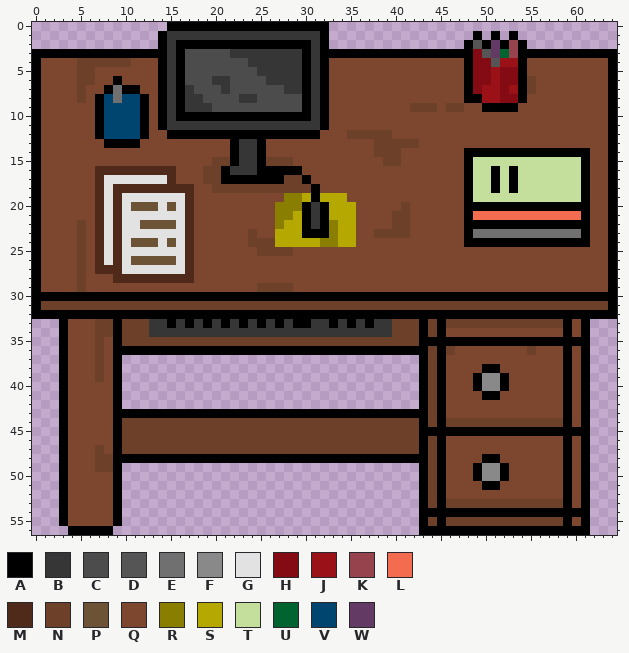
One commit to this sprite sheet: sprites/table_spr/c3894235-50e6-4fa6-89a8-f89d6812cd40.png. Above is the file before it was changed.
The file is 65x57 pixels. Colours within 5 levels of each other are drawn and written as one.
Palette (. is transparent): A #000000  B #363636  C #4c4c4c  D #555555  E #707070  F #898989  G #e2e2e2  H #840b13  J #9b1118  K #96434e  L #f36c4f  M #4f291a  N #6d4029  P #6d5336  Q #7c472e  R #897e00  S #b5a800  T #c4df9b  U #006330  V #004570  W #623a63
Pixels before (only the part around the change), first column x 0:
 0 ...............AAAAAAAAAAAAAAAAAA........
 1 ..............ABBBBBBBBBBBBBBBBBA........
 2 ..............ABAAAAAAAAAAAAAAABA........
 3 AAAAAAAAAAAAAAABACCCCCBBBBBBBBABAAAAAAAAA
 4 AQQQQNNNNNNQQQABACCCCCCCBBBBBBABAQQQQQQQQ
 5 AQQQQNNQQQQQQQABACCCCCCCCBBBBBABAQQQQQQQQ
 6 AQQQQNNQQAQQQQABACCCBBCCCCBBBBABAQQQQQQQQ
 7 AQQQQNQQAEAAQQABABCCCBCCCCCCBBABAQQQQQQQQ
 8 AQQQQNQAVEVVAQABABBCCCCBBCCCCCABAQQQQQQQQ
 9 AQQQQQQAVVVVAQABABBBCCCCCCCCCCABAQQQQQQQQ
10 AQQQQQQAVVVVAQABAAAAAAAAAAAAAAABAQQQQQQQQ
11 AQQQQQQAVVVVAQABBBBBBBBBBBBBBBBBAQQQQQQQQ
12 AQQQQQQAVVVVAQQAAAAAAAAAAAAAAAAAQQQNNNNNQ
13 AQQQQQQQAAAAQQQQQQQQQQABBAQQQQQQQQQQQQNNN
14 AQQQQQQQQQQQQQQQQQQQQQABBAQQQQQQQQQQQQNNN
15 AQQQQQQQQQQQQQQQQQQQNNABBANNNQQQQQQQQQQNN
16 AQQQQQQMMMMMMMMMQQQNNABBBAAAAAQQQQQQQQQQQ
17 AQQQQQQMGGGGGGGMQQQNNAAAAAAANNAQQQQQQQQQQ
18 AQQQQQQMGMMMMMMMMMQQNNNNNNNNNNNAQQQQQQQQQ
19 AQQQQQQMGMGGGGGGGMQQQQQQQQQQRRSASSSQQQQQQ
20 AQQQQQQMGMGPPPGPGMQQQQQQQQQRRRABASSSQQQQQ
21 AQQQQQQMGMGGGGGGGMQQQQQQQQQRRSABASSSQQQQN
22 AQQQQNQMGMGGPPPPGMQQQQQQQQQRSSABARSSQQQQN
23 AQQQQNQMGMGGGGGGGMQQQQQQNQQSSSAAARSSQQNNN
24 AQQQQNQMGMGPPPGPGMQQQQQQNNNSSSSSRRSSQQQQQ
25 AQQQQNQMGMGGGGGGGMQQQQQQQNNNNQQQQQQQQQQQQ
26 AQQQQNQMGMGPPPPPGMQQQQQQQQQQQQQQQQQQQQQQQ
27 AQQQQNQMMMGGGGGGGMQQQQQQQQQQQQQQQQQQQQQQQ
28 AQQQQNQQQMMMMMMMMMQQQQQQQQQQQQQQQQQQQQQQQ
29 AQQQQNQQQQQQQQQQQQQQQQQQQNNNNQQQQQQQQQQQQ
The result:
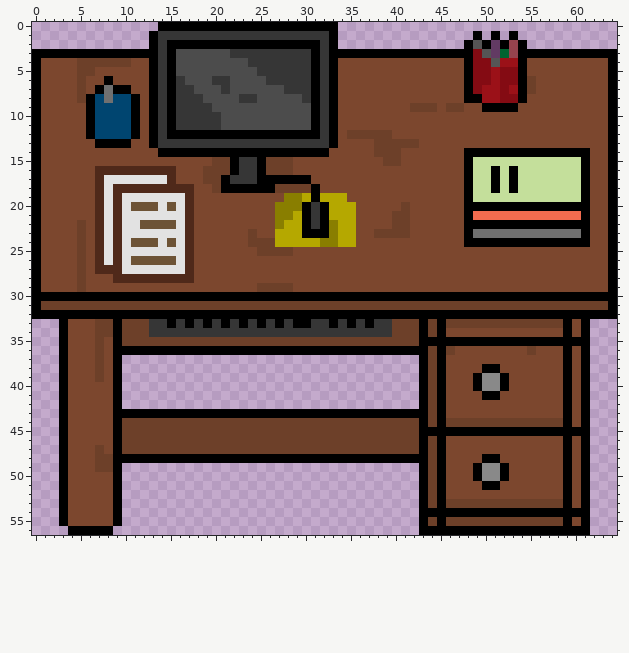
Edits made:
The edit adds colour A in row 0 at x 14 and 33; in rows 1 to 2 at x 13 and 33.
Colour B gives way to colour A in rows 2 to 11 at x 15 and 31; in row 14 at x 23 to 24; in row 16 at x 22.
Colour E gives way to colour A in row 7 at x 9.
Colour N gives way to colour A in row 17 at x 28 to 29; in row 18 at x 21 to 26.
Colour Q gives way to colour A in rows 4 to 5 at x 13 and 33; in row 6 at x 8, 13 and 33; in row 7 at x 7, 13 and 33; in rows 8 to 12 at x 6, 13 and 33; in row 13 at x 7, 13 and 33; in row 14 at x 14 to 21 and 26 to 32.
Colour V gives way to colour A in rows 8 to 12 at x 11.
Colour A gives way to colour B in rows 1 to 2 at x 14 and 32; in rows 3 to 5 at x 14, 30 and 32; in rows 6 to 8 at x 14, 16, 30 and 32; in row 9 at x 14, 16 and 32; in row 10 at x 14, 16 to 20 and 32; in row 11 at x 14 and 32.
Colour A gives way to colour B in row 13 at x 22 and 25; in row 17 at x 22 to 24.
Colour Q gives way to colour B in row 12 at x 14 and 32; in row 13 at x 14 to 21 and 26 to 32.
Colour A gives way to colour C in rows 3 to 5 at x 16; in row 9 at x 30; in row 10 at x 21 to 30.
Colour B gives way to colour C in row 11 at x 21 to 30.
Colour A gives way to colour E in row 7 at x 8.
Colour V gives way to colour E in row 8 at x 8.
Colour A gives way to colour N in row 16 at x 21 and 26 to 28.
Colour A gives way to colour Q in row 6 at x 9; in row 7 at x 11; in rows 8 to 12 at x 12; in row 13 at x 11; in row 16 at x 29.
Colour N gives way to colour Q in row 6 at x 6.
Colour A gives way to colour V in rows 8 to 12 at x 7.
Colour E gives way to colour V in row 8 at x 9.
Changed places in both pictures, as pixel boxes (x1, y1, x2, y2):
changed: (86, 22, 338, 193)
